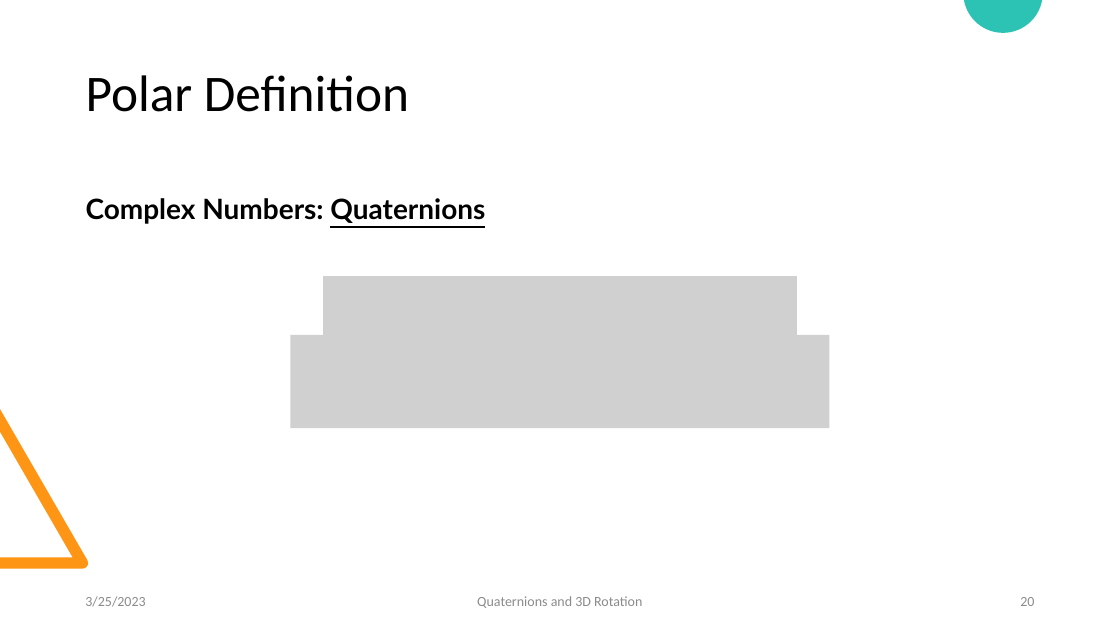
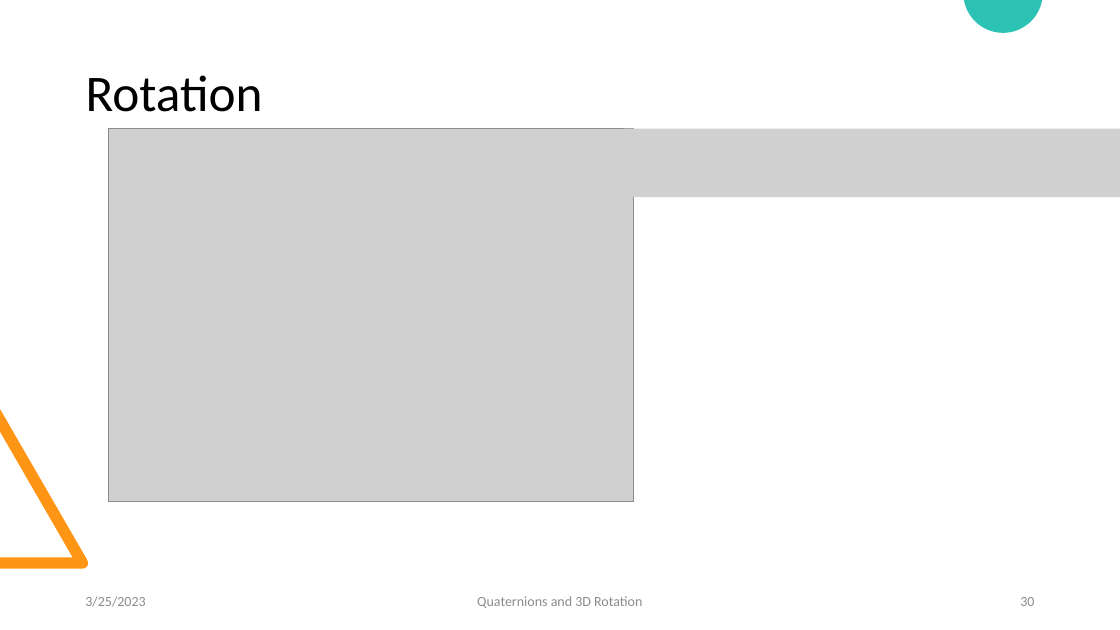
Before and after one commit to LukasGoodman23/QuaternionsVSEulerRotations, a slide deck: slide 30 of Quaternions and Three-Dimensional Rotations.pptx (slide 20 before the commit). Drawn at 1120x630 pixels with LibreOffice and Linux fonts; fonts in the diff are those of the drawing; grey boxes stand for pictures. Boxes give left, top, right and bottom in pixels: in the first picture for what was removed or moved away, otherwise in the second. Text is boxed around its words. In the diff, an @@ line names an element or a change of style, - is before the commit and + after.

```diff
--- a/Quaternions and Three-Dimensional Rotations.pptx
+++ b/Quaternions and Three-Dimensional Rotations.pptx
@@ title at (x1=86, y1=75, x2=263, y2=112): text changed @@
-Polar Definition
+Rotation
@@ picture added at (x1=108, y1=129, x2=634, y2=502) @@
@@ picture added at (x1=624, y1=129, x2=1120, y2=197) @@
@@ text removed at (x1=86, y1=198, x2=485, y2=224) @@
-Complex Numbers: Quaternions
@@ picture removed at (x1=323, y1=276, x2=797, y2=370) @@
@@ picture removed at (x1=291, y1=335, x2=830, y2=429) @@
```
Also in this commit, not shown: 4 other slides changed, 1 slide added.
